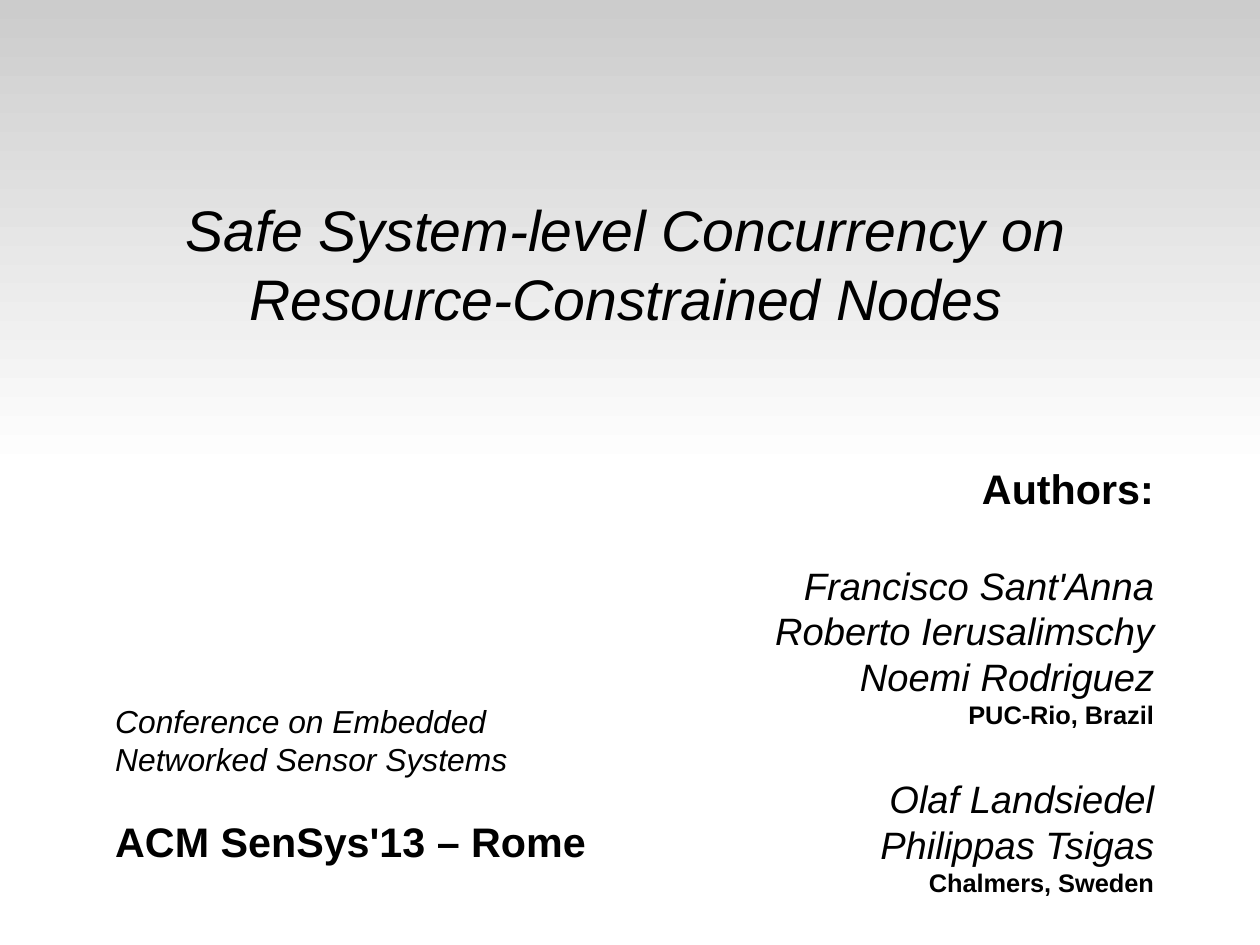
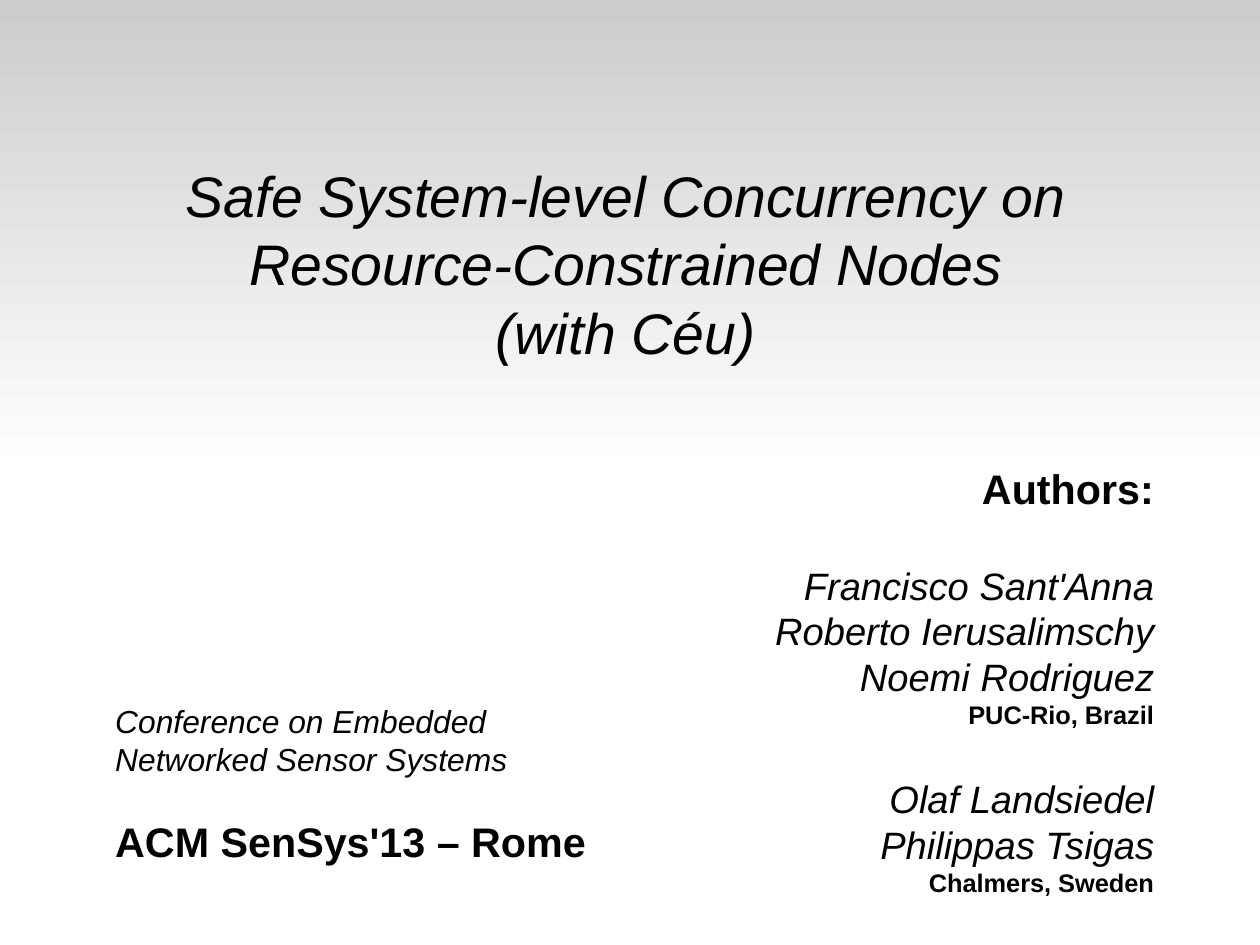
Before and after one commit to fsantanna-no/ceu-docs, a slide deck: slide 1 of ceu_sensys.odp. Drawn at 1260x945 pixels with LibreOffice and Linux fonts; fonts in the diff are those of the drawing. Boxes give left, top, right and bottom in pixels: in the first picture for what was removed or moved away, otherwise in the second. Text is boxed around its words. In the diff, an @@ line names an element or a change of style, - is before the commit and + after.

```diff
--- a/ceu_sensys.odp
+++ b/ceu_sensys.odp
@@ subtitle at box(495, 312, 756, 365): paragraph added @@
+(with Céu)
```
Also in this commit, not shown: 3 other slides changed.
